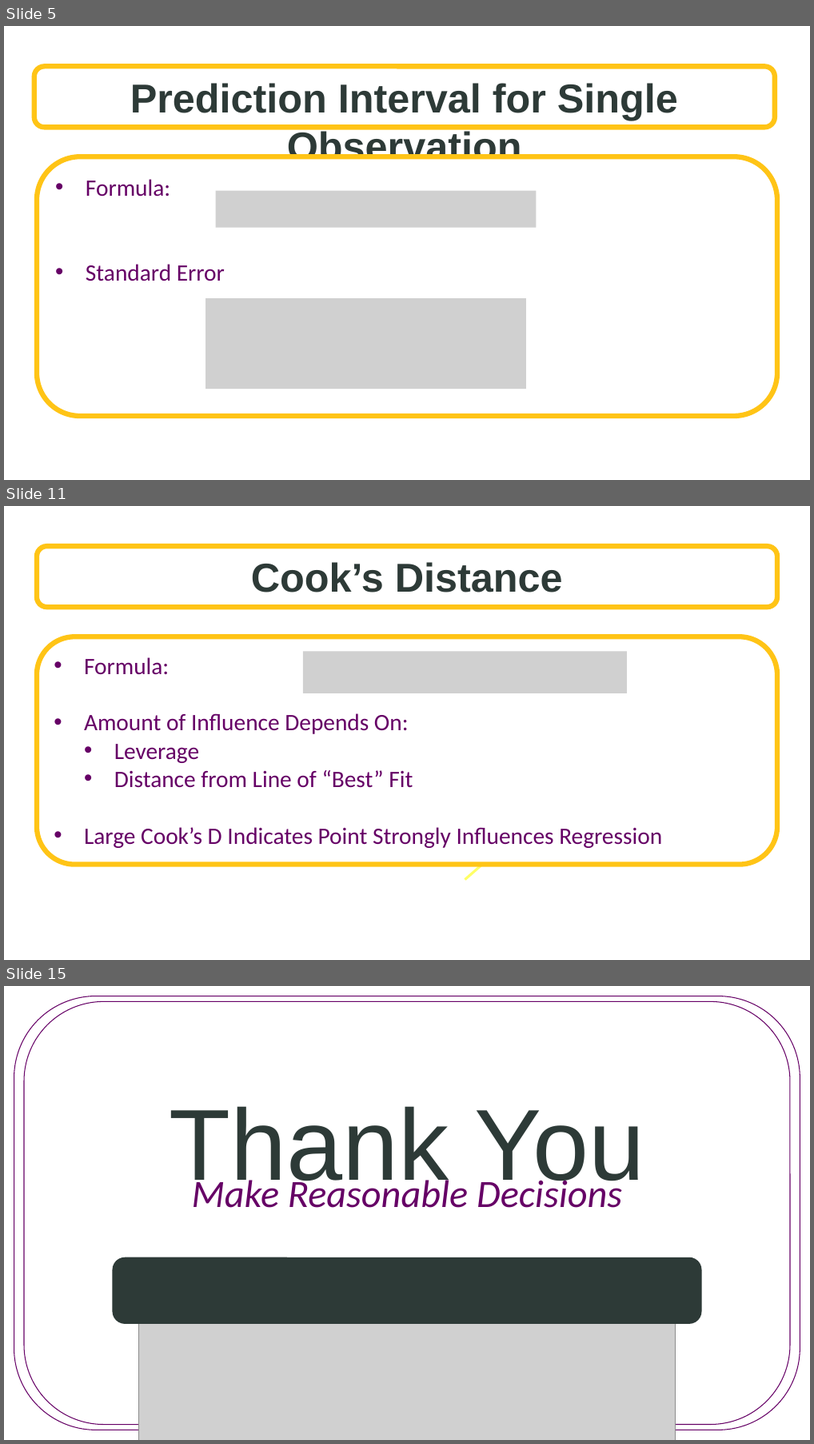
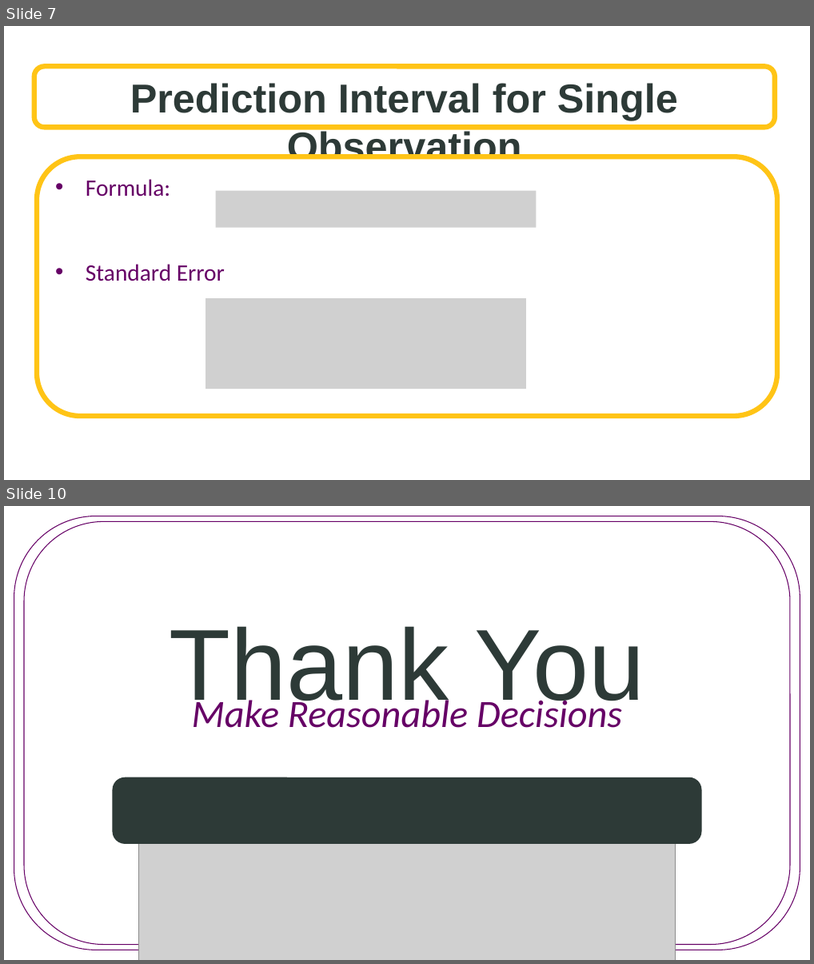
Before and after one commit to SuperMarioGiacomazzo/STOR455_WEBSITE, a slide deck: Lectures/12 - Intervals for Prediction.pptx. Shown one above the other, each under a label of ours: slides 5, 11 and 15 before the commit, slides 7 and 10 after it; the slides between them are not shown. The pictures are 814x1444 and 814x964 pixels, drawn with LibreOffice and Linux fonts; fonts in the diff are those of the drawing; grey boxes stand for pictures; background and template pictures are left out. Boxes give left, top, right and bottom in pixels: in the first picture for what was removed or moved away, otherwise in the second. Text is boxed around its words. In the diff, an @@ line names an element or a change of style, - is before the commit and + after.

```diff
--- a/Lectures/12 - Intervals for Prediction.pptx
+++ b/Lectures/12 - Intervals for Prediction.pptx
@@ slide 11 removed at box(4, 506, 810, 960), background picture (left out) @@
@@ rounded rectangle removed at box(37, 546, 778, 607) @@
-Cook’s Distance
@@ rounded rectangle removed at box(37, 636, 778, 864) @@
-• Formula:
-• Amount of Influence Depends On:
-  • Leverage
-  • Distance from Line of “Best” Fit
-• Large Cook’s D Indicates Point Strongly Influences Regression
@@ picture removed at box(303, 651, 628, 693) @@
@@ arrow removed from (465, 880) to (506, 844) @@
@@ what was slide 5 is now slide 7 @@
@@ what was slide 15 is now slide 10 @@
```
Also in this commit, not shown: 2 slides changed, 4 slides added, 8 other slides removed, 9 other files.
